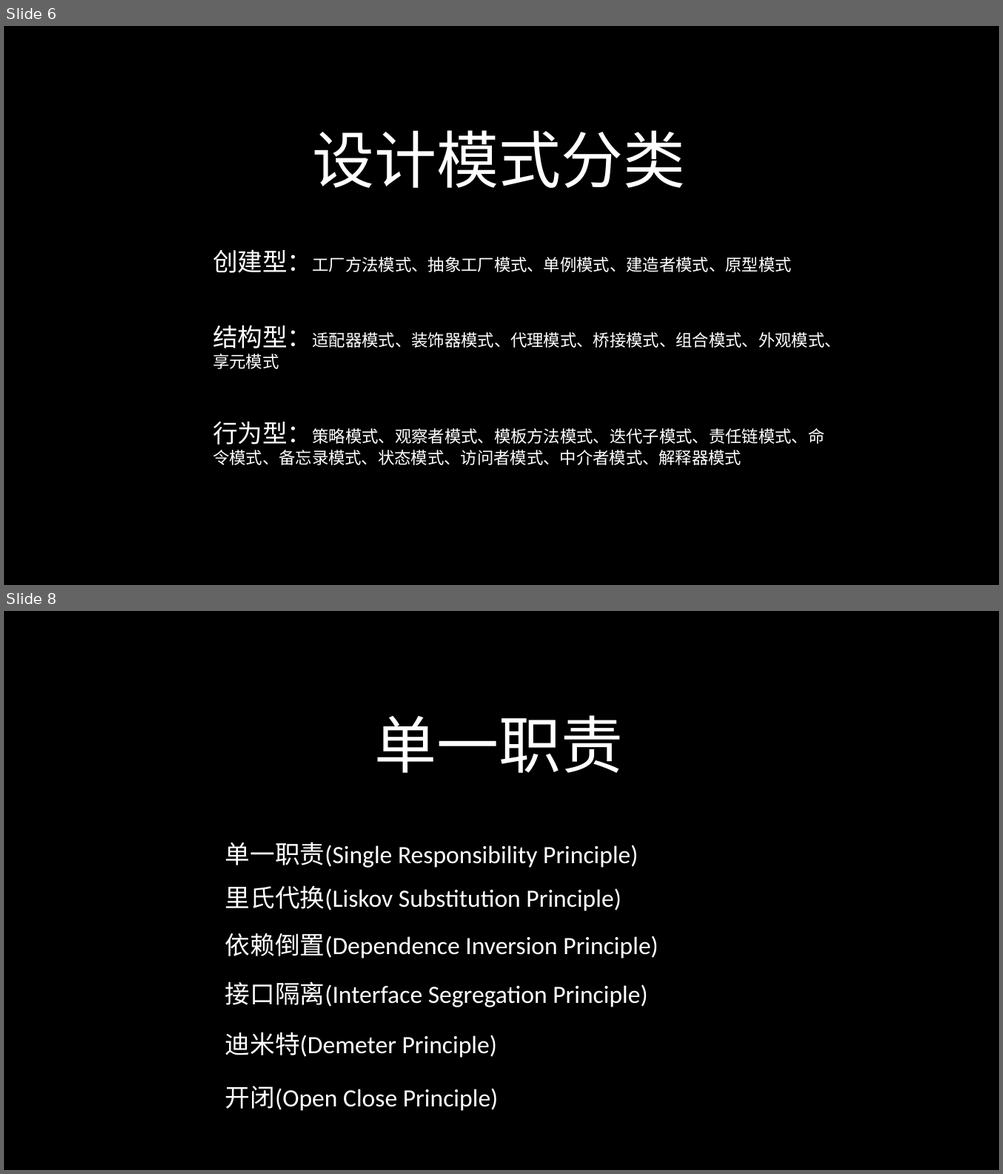
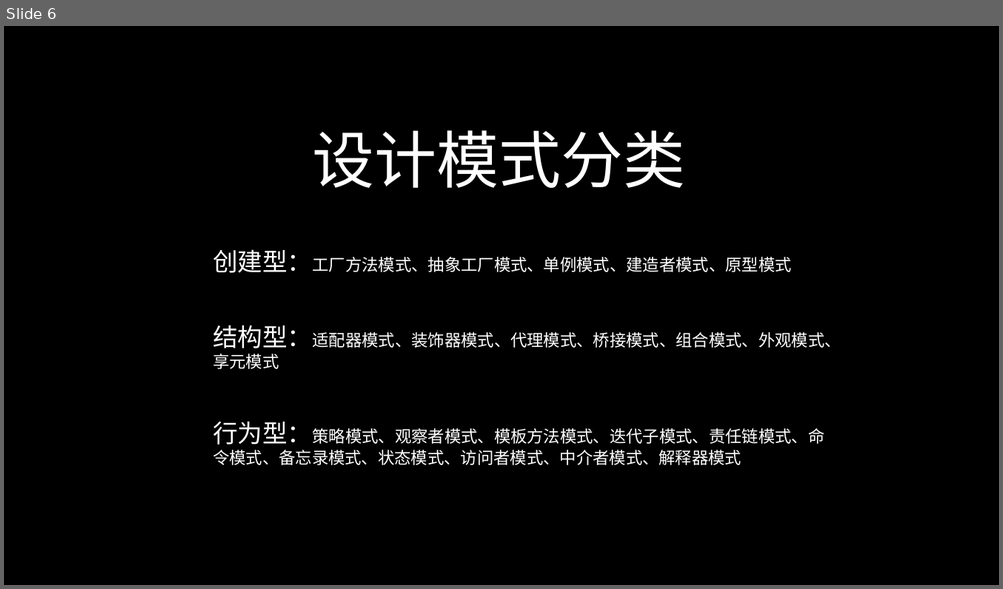
Before and after one commit to 643364103/design, a slide deck: designpattern/ppt/设计模式（一）.pptx. Shown one above the other, each under a label of ours: slides 6 and 8 before the commit, slide 6 after it; the slides between them are not shown. The pictures are 1003x1174 and 1003x589 pixels, drawn with LibreOffice and Linux fonts; fonts in the diff are those of the drawing. Boxes give left, top, right and bottom in pixels: in the first picture for what was removed or moved away, otherwise in the second. Text is boxed around its words. In the diff, an @@ line names an element or a change of style, - is before the commit and + after.

```diff
--- a/designpattern/ppt/设计模式（一）.pptx
+++ b/designpattern/ppt/设计模式（一）.pptx
@@ slide 8 removed at <box>4,611,999,1170</box>, background #000000 @@
@@ text removed at <box>375,715,623,773</box> @@
-单一职责
@@ text removed at <box>225,842,637,868</box> @@
-单一职责(Single Responsibility Principle)
@@ text removed at <box>225,886,620,911</box> @@
-里氏代换(Liskov Substitution Principle)
@@ text removed at <box>225,934,657,959</box> @@
-依赖倒置(Dependence Inversion Principle)
@@ text removed at <box>225,982,647,1008</box> @@
-接口隔离(Interface Segregation Principle)
@@ text removed at <box>225,1032,497,1058</box> @@
-迪米特(Demeter Principle)
@@ text removed at <box>225,1086,498,1111</box> @@
-开闭(Open Close Principle)
```
Also in this commit, not shown: 1 slide changed, 1 slide added.
